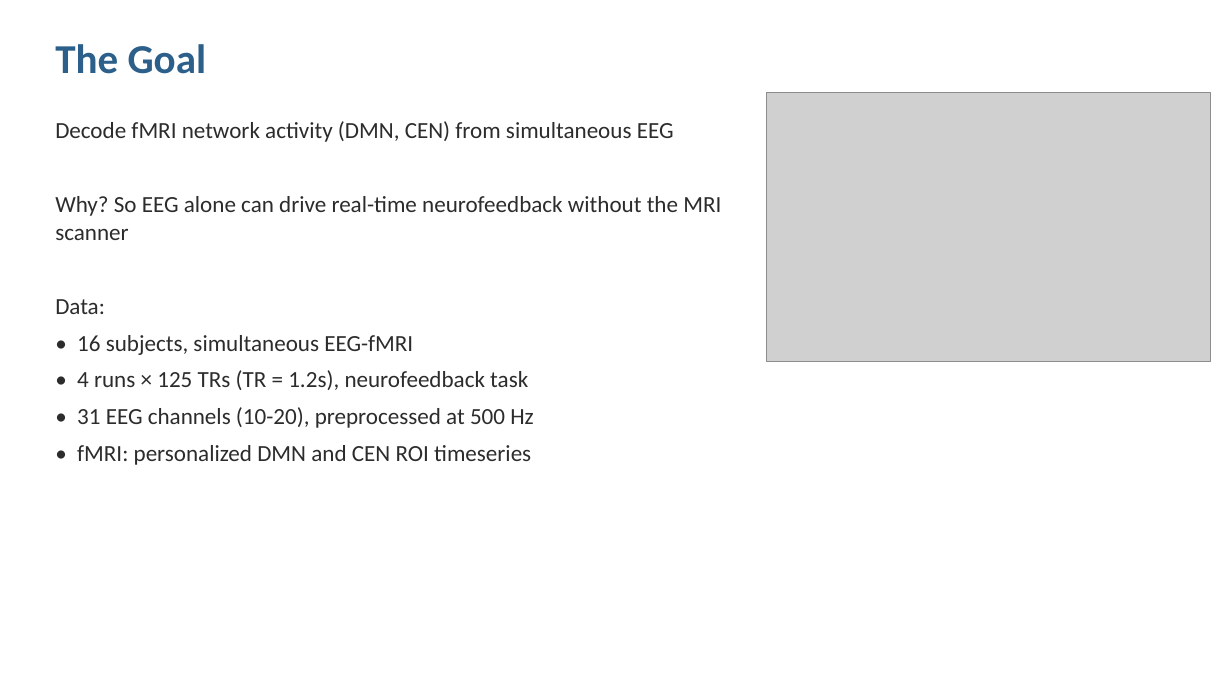
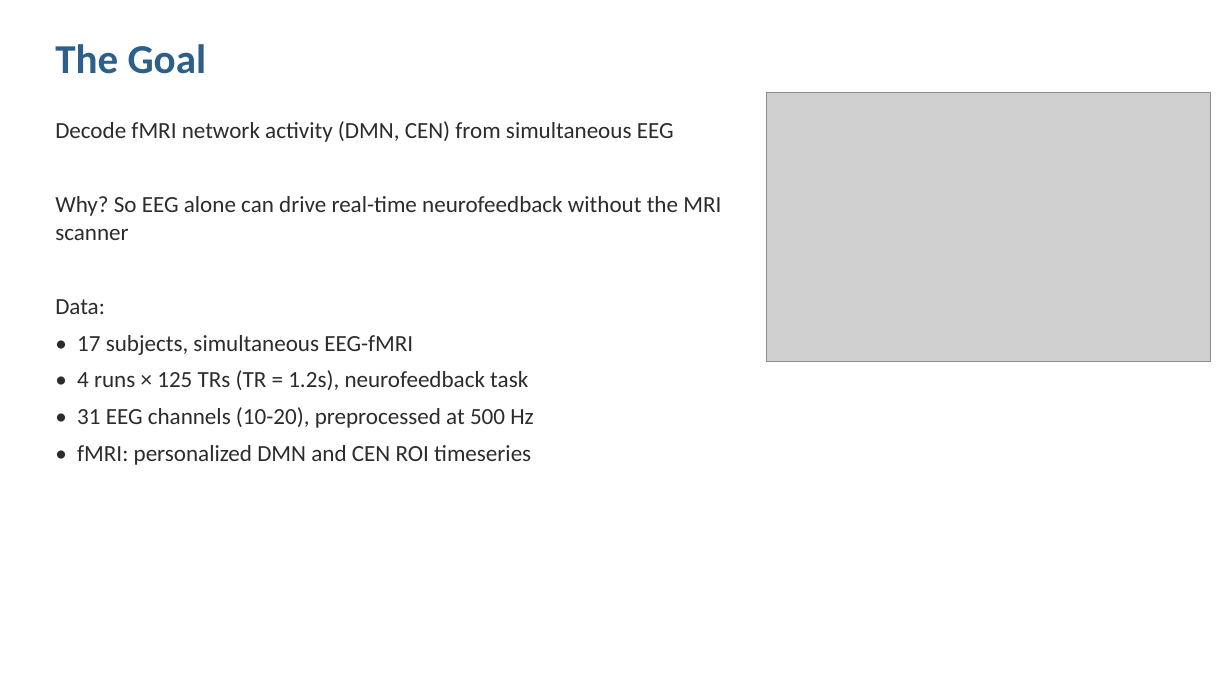
Before and after one commit to cccbauer/dmnelf, a slide deck: slide 2 of analysis/fingerprint/eeg_bold_coupling/EEG_BOLD_decoding_results.pptx. Drawn at 1232x693 pixels with LibreOffice and Linux fonts; fonts in the diff are those of the drawing; grey boxes stand for pictures. Boxes give left, top, right and bottom in pixels: in the first picture for what was removed or moved away, otherwise in the second. Text is boxed around its words. In the diff, an @@ line names an element or a change of style, - is before the commit and + after.

```diff
--- a/analysis/fingerprint/eeg_bold_coupling/EEG_BOLD_decoding_results.pptx
+++ b/analysis/fingerprint/eeg_bold_coupling/EEG_BOLD_decoding_results.pptx
@@ text at (77,335,413,355): text changed @@
-• 16 subjects, simultaneous EEG-fMRI
+• 17 subjects, simultaneous EEG-fMRI
```
Also in this commit, not shown: 4 other slides changed, 7 slides added, 2 slides removed, 50 other files.
